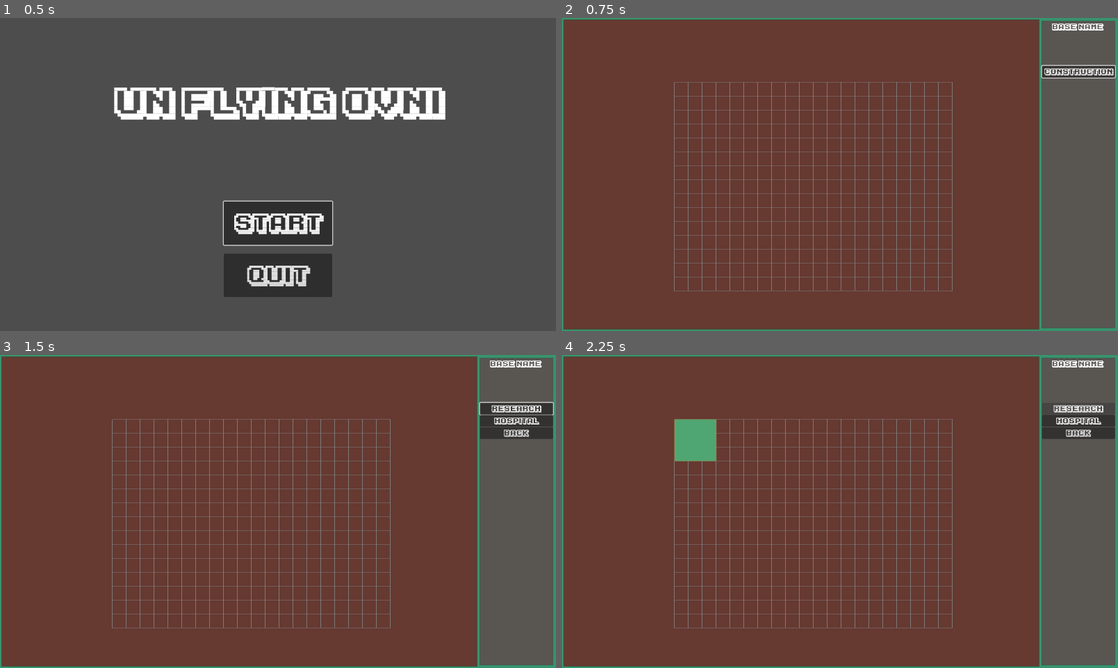
Above: before the commit, frames 1-4 (two rows, left to right).
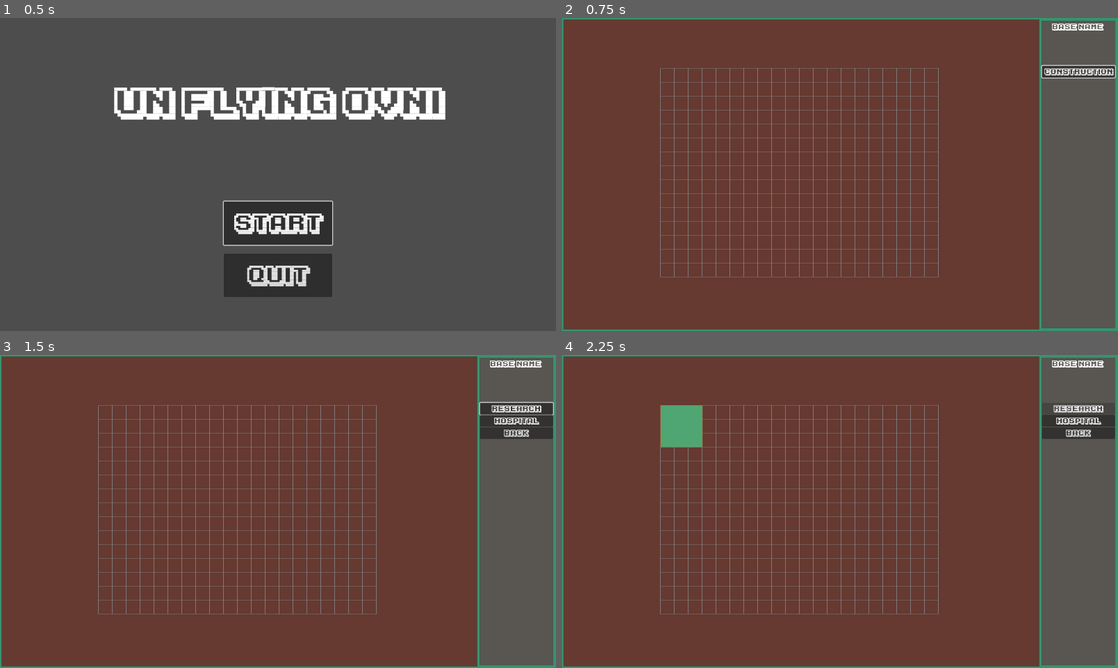
Above: after the commit, the same moments.

Repository: mmyumu/OVNI-godot
Game: Godot game, scene res://menu.tscn
The game is run twice, just before and just after one commit, with the same random seed, the same clock (stepped at 60 frames per second) and the same inputs.
Inputs:
- Up to frame 1 (0.5 s): no input
- Up to frame 2 (0.75 s): click "Start" at 0.5 s
- Up to frame 3 (1.5 s): click "Construction" at 1.25 s
- Up to frame 4 (2.25 s): click "Research" at 2 s

Frame 1 is identical in both runs. In frame 2, 0.8% of the frame differs, in the area x 17-71%, y 16-88%; in frame 3, 0.8%; in frame 4, 1.9%.

Commit message:
Fix centering of base layout

Diff:
--- a/base/base_layout.gd
+++ b/base/base_layout.gd
@@ -26,11 +26,11 @@
 	create_walls()
 	$PlacingInputTimer.wait_time = placing_input_timeout
 
-	$Walls.position.x = (texture.get_width() - $BaseGrid.get_width()) / 2 - position.x
-	$Walls.position.y = (texture.get_height() - $BaseGrid.get_height()) / 2 - position.y
+	$Walls.position.x = (texture.get_width() - $BaseGrid.get_width()) / 2 - position.x - wall_size
+	$Walls.position.y = (texture.get_height() - $BaseGrid.get_height()) / 2 - position.y - wall_size
 
-	$BaseGrid.position.x = (texture.get_width() - $BaseGrid.get_width()) / 2 - position.x + wall_size
-	$BaseGrid.position.y = (texture.get_height() - $BaseGrid.get_height()) / 2 - position.y + wall_size
+	$BaseGrid.position.x = (texture.get_width() - $BaseGrid.get_width()) / 2 - position.x
+	$BaseGrid.position.y = (texture.get_height() - $BaseGrid.get_height()) / 2 - position.y
 
 func _process(delta):
 	if is_placing and can_use_placing_input:
--- a/base/base_layout.tscn
+++ b/base/base_layout.tscn
@@ -25,7 +25,7 @@
 wait_time = 0.1
 
 [node name="BaseGrid" parent="." instance=ExtResource("2_ccvif")]
-position = Vector2(-288, -208)
+position = Vector2(-320, -240)
 width = 20
 height = 15
 grid_step = 32
@@ -33,22 +33,22 @@
 thickness = 1.0
 
 [node name="Walls" type="StaticBody2D" parent="."]
-position = Vector2(-320, -240)
+position = Vector2(-352, -272)
 
 [node name="EastWallCollisionShape2D" type="CollisionShape2D" parent="Walls"]
 position = Vector2(689, 272)
-shape = SubResource("RectangleShape2D_67r1d")
+shape = SubResource("RectangleShape2D_5t8yx")
 
 [node name="WestWallCollisionShape2D" type="CollisionShape2D" parent="Walls"]
 position = Vector2(15, 272)
-shape = SubResource("RectangleShape2D_h0mil")
+shape = SubResource("RectangleShape2D_01ml1")
 
 [node name="NorthWallCollisionShape2D" type="CollisionShape2D" parent="Walls"]
 position = Vector2(352, 15)
-shape = SubResource("RectangleShape2D_asntc")
+shape = SubResource("RectangleShape2D_2d0jr")
 
 [node name="SouthWallCollisionShape2D" type="CollisionShape2D" parent="Walls"]
 position = Vector2(352, 529)
-shape = SubResource("RectangleShape2D_ipui4")
+shape = SubResource("RectangleShape2D_r5tex")
 
 [connection signal="timeout" from="PlacingInputTimer" to="." method="_on_placing_input_timer_timeout"]
Not shown: 1 places in base/base_layout.tscn that only renumber resources
